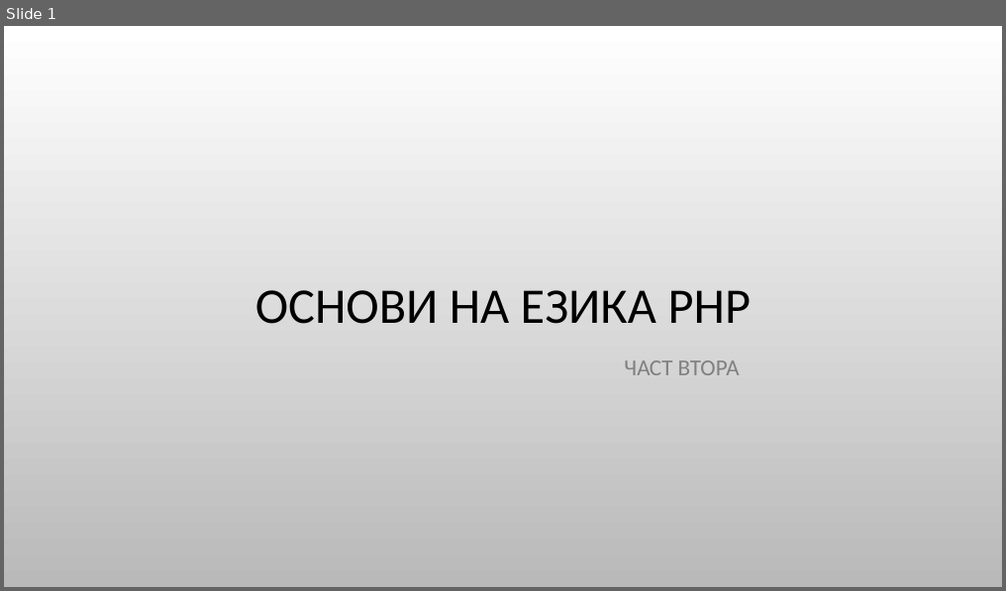
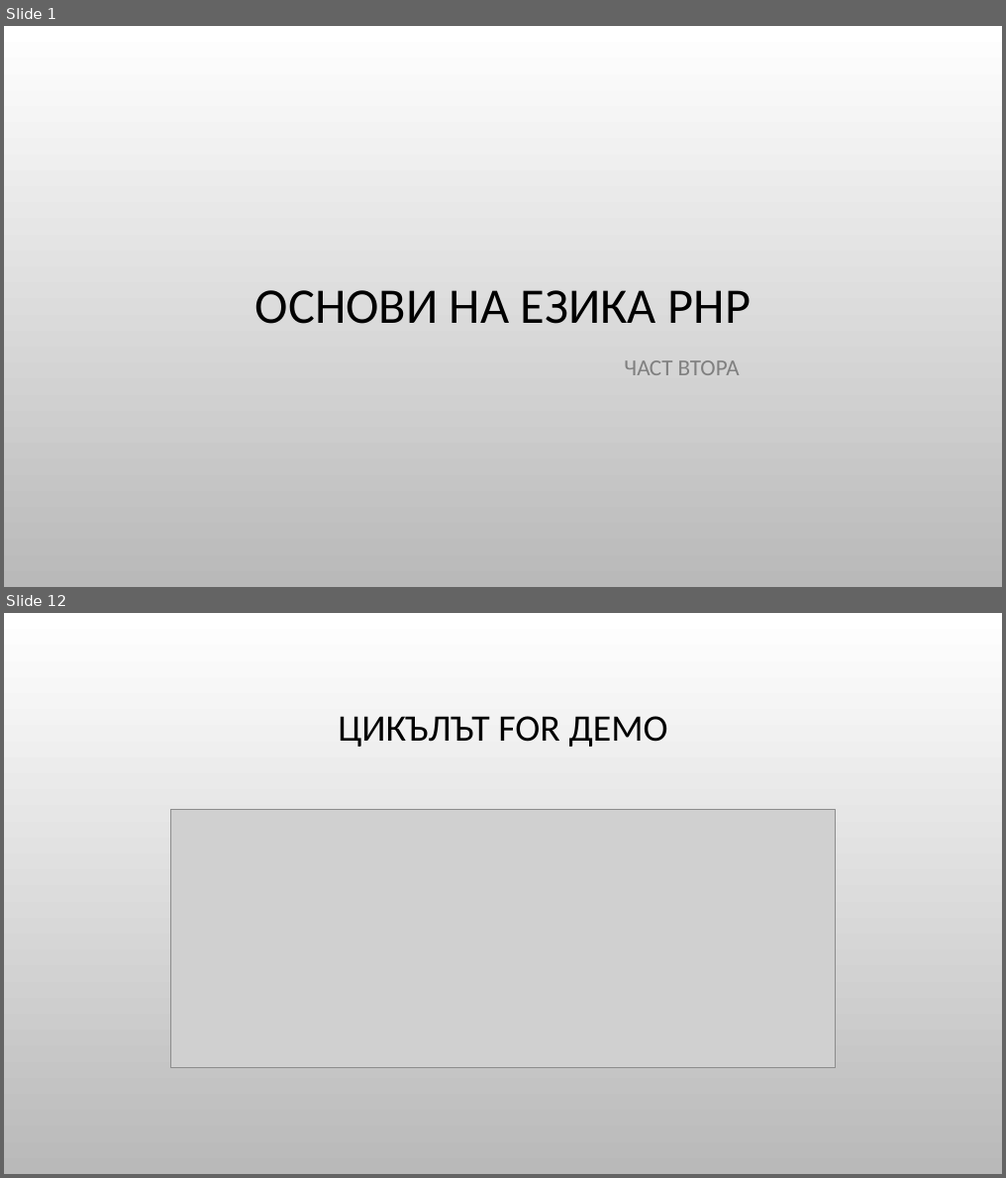
Before and after one commit to Bilyukov/php-mysql-course, a slide deck: 05.php-basics-2.pptx. Shown one above the other, each under a label of ours: slide 1 before the commit, slides 1 and 12 after it; the slides between them are not shown. The pictures are 1006x591 and 1006x1178 pixels, drawn with LibreOffice and Linux fonts; fonts in the diff are those of the drawing; grey boxes stand for pictures; background and template pictures are left out. Boxes give left, top, right and bottom in pixels: in the first picture for what was removed or moved away, otherwise in the second. Text is boxed around its words. In the diff, an @@ line names an element or a change of style, - is before the commit and + after.

```diff
--- a/05.php-basics-2.pptx
+++ b/05.php-basics-2.pptx
@@ slide 12 added at (4, 613, 1002, 1174), background picture (left out) @@
@@ title added at (338, 716, 668, 747), 36 pt, text #000000 @@
+ЦИКЪЛЪТ FOR ДЕМО
@@ picture added at (171, 810, 835, 1068) @@
```
Also in this commit, not shown: 21 other slides added, 11 other files.
